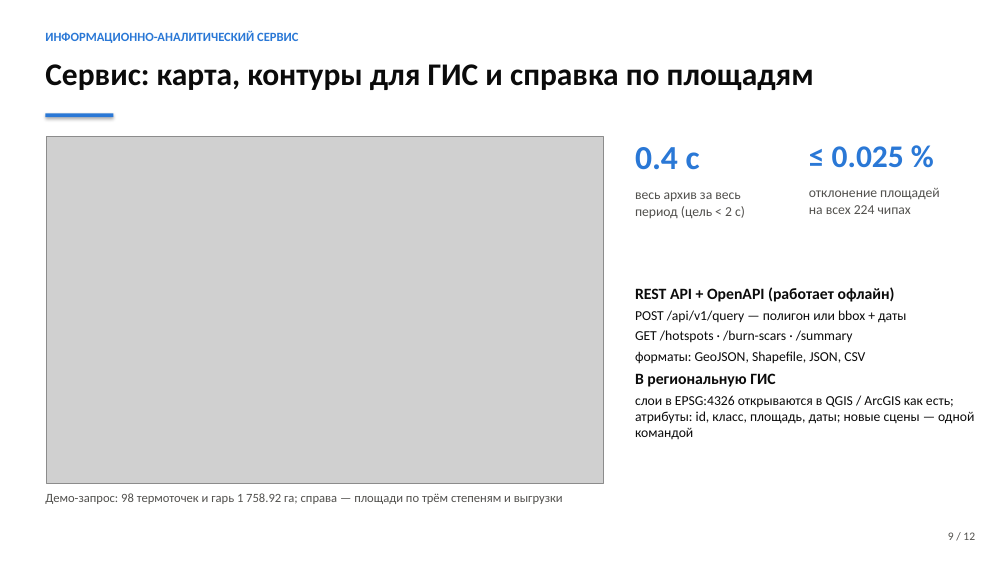
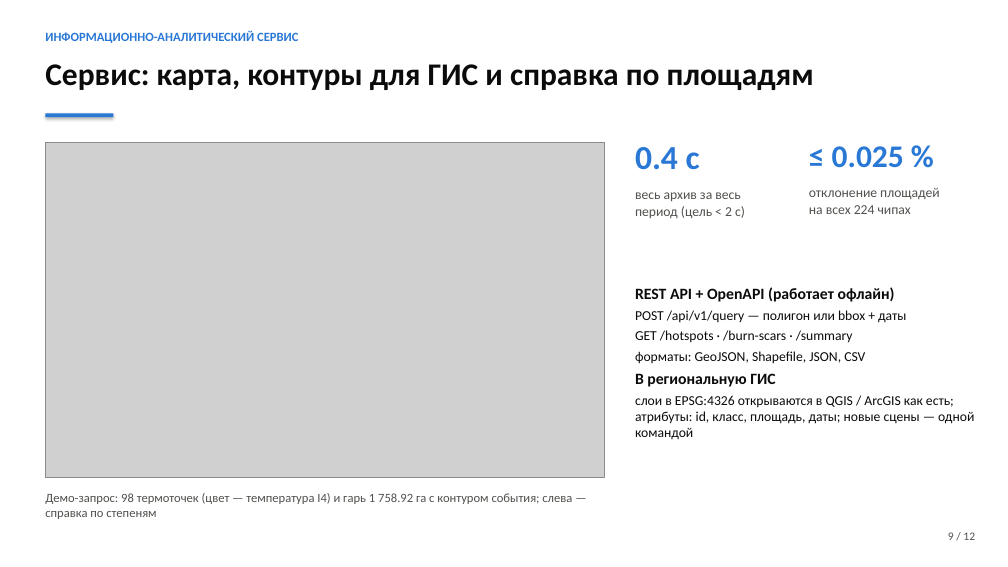
Before and after one commit to shttrkk/kosmowinsamarkand, a slide deck: slide 9 of presentation/deck.pptx. Drawn at 1008x567 pixels with LibreOffice and Linux fonts; fonts in the diff are those of the drawing; grey boxes stand for pictures. Boxes give left, top, right and bottom in pixels: in the first picture for what was removed or moved away, otherwise in the second. Text is boxed around its words. In the diff, an @@ line names an element or a change of style, - is before the commit and + after.

```diff
--- a/presentation/deck.pptx
+++ b/presentation/deck.pptx
@@ picture resized from (x1=47, y1=136, x2=603, y2=484) to (x1=45, y1=142, x2=605, y2=478) @@
@@ text at (x1=45, y1=493, x2=572, y2=519): text changed @@
-Демо-запрос: 98 термоточек и гарь 1 758.92 га; справа — площади по трём степеням и выгрузки
+Демо-запрос: 98 термоточек (цвет — температура I4) и гарь 1 758.92 га с контуром события; слева — справка по степеням
```
Also in this commit, not shown: 24 other files.
